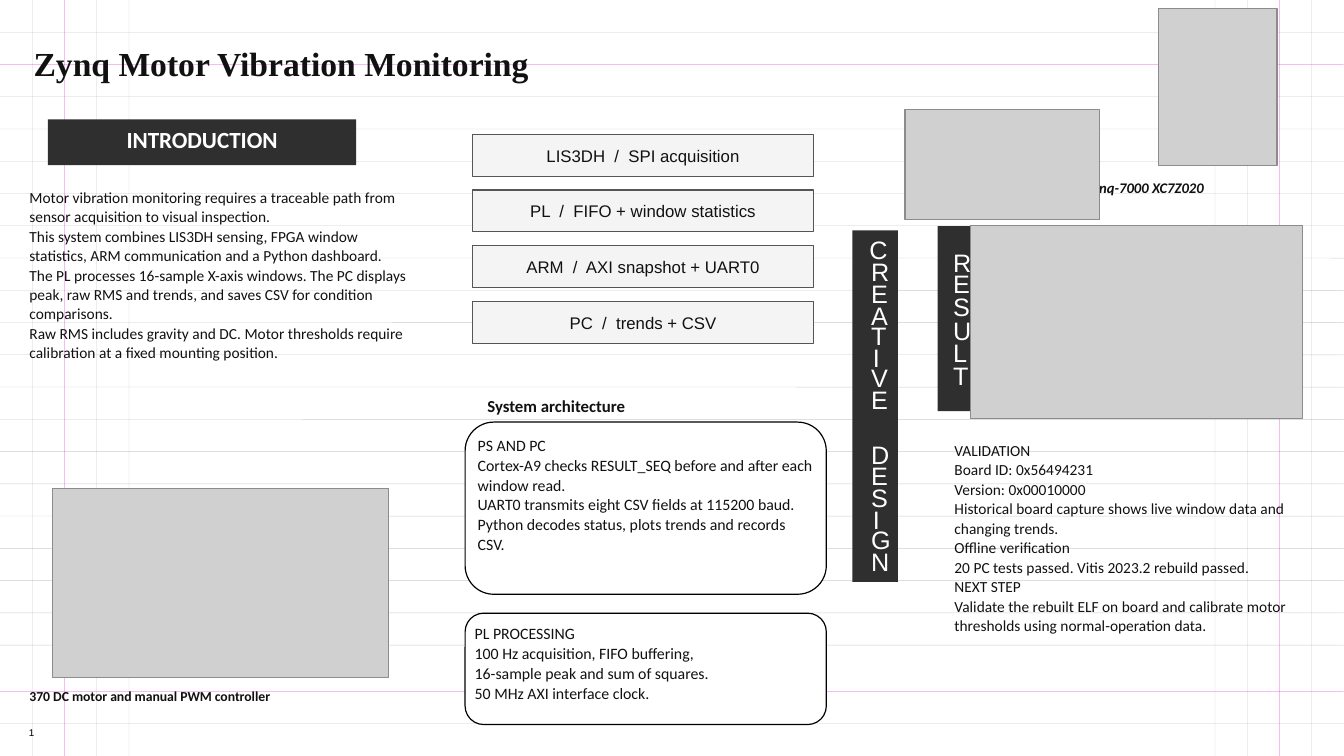
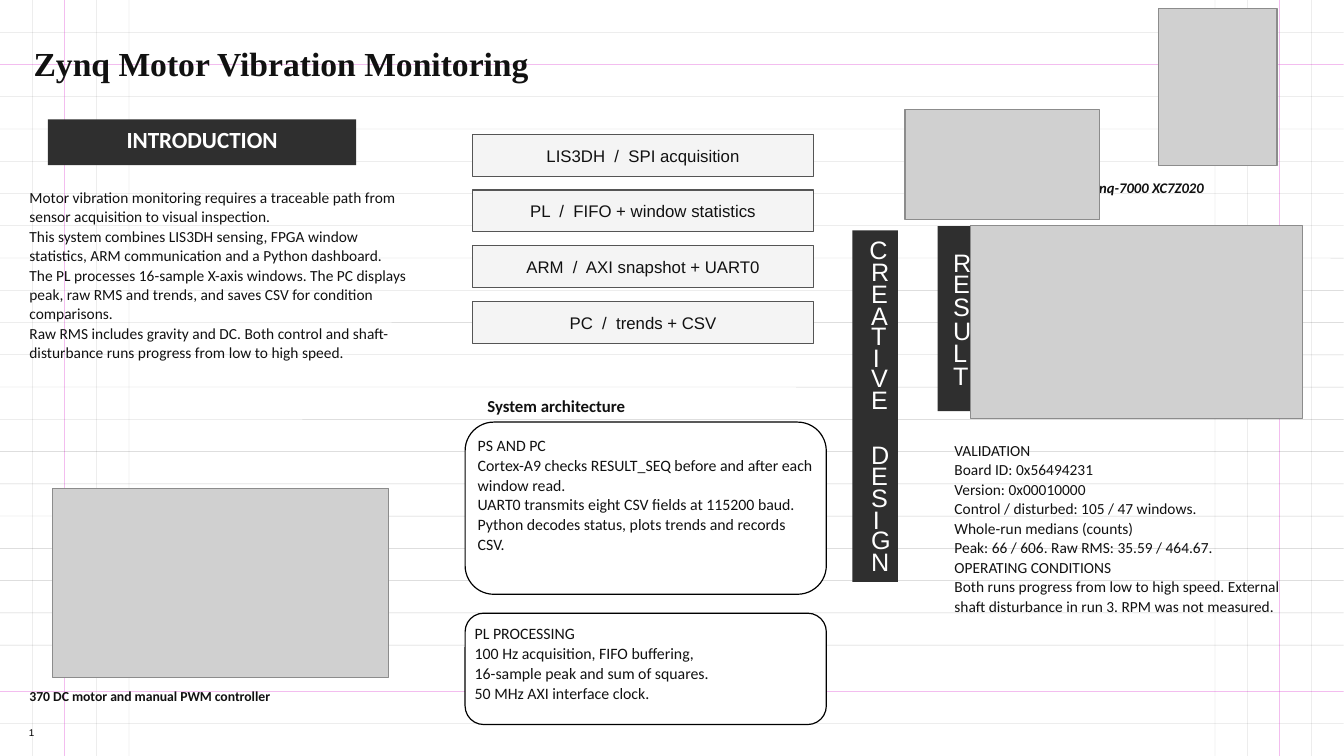
Before and after one commit to RK-Foehn/vibration-monitor, a slide deck: slide 1 of docs/posters/amd_poster_en.pptx. Drawn at 1344x756 pixels with LibreOffice and Linux fonts; fonts in the diff are those of the drawing; grey boxes stand for pictures; background and template pictures are left out. Boxes give left, top, right and bottom in pixels: in the first picture for what was removed or moved away, otherwise in the second. Text is boxed around its words. In the diff, an @@ line names an element or a change of style, - is before the commit and + after.

Commit message:
docs: update submission package with motor experiment data

```diff
--- a/docs/posters/amd_poster_en.pptx
+++ b/docs/posters/amd_poster_en.pptx
@@ text at (29, 326, 388, 363): text changed @@
-Raw RMS includes gravity and DC. Motor thresholds require calibration at a fixed mounting position.
+Raw RMS includes gravity and DC. Both control and shaft-disturbance runs progress from low to high speed.
@@ text at (954, 503, 1279, 612): text changed @@
-Historical board capture shows live window data and changing trends.
-Offline verification
-20 PC tests passed. Vitis 2023.2 rebuild passed.
-NEXT STEP
-Validate the rebuilt ELF on board and calibrate motor thresholds using normal-operation data.
+Control / disturbed: 105 / 47 windows.
+Whole-run medians (counts)
+Peak: 66 / 606. Raw RMS: 35.59 / 464.67.
+OPERATING CONDITIONS
+Both runs progress from low to high speed. External shaft disturbance in run 3. RPM was not measured.
```
Also in this commit, not shown: 17 other files.
